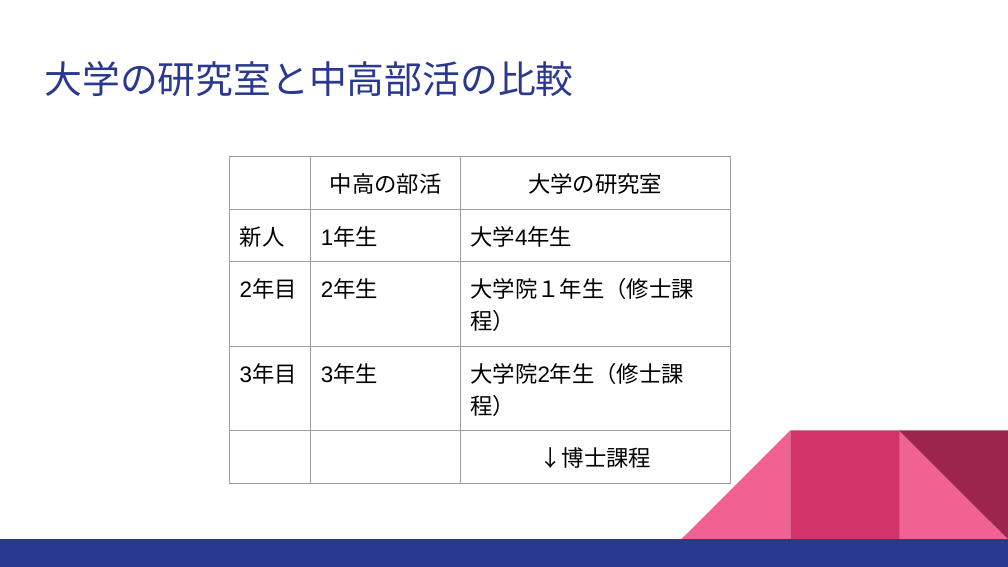
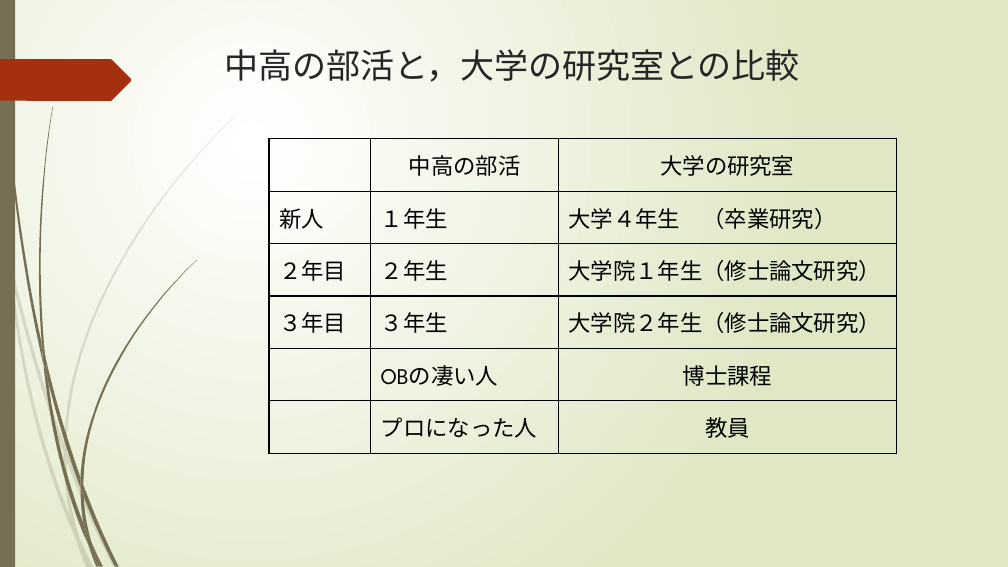
Before and after one commit to ktysd-lab/Outreach, a slide deck: slide 5 of docs/高校生へのメッセージ.pptx (slide 4 before the commit). Drawn at 1008x567 pixels with LibreOffice and Linux fonts; fonts in the diff are those of the drawing. Boxes give left, top, right and bottom in pixels: in the first picture for what was removed or moved away, otherwise in the second. Text is boxed around its words. In the diff, an @@ line names an element or a change of style, - is before the commit and + after.

```diff
--- a/docs/高校生へのメッセージ.pptx
+++ b/docs/高校生へのメッセージ.pptx
@@ background #FFFFFF to gradient #FFFFFF to #DFE8C4 @@
@@ rectangle added at [0,0,15,566], fill #766F54 @@
@@ freeform shape added at [0,59,131,102], fill #A53010 @@
@@ title at [224,49,799,82]: text changed; size 27 to 24.3 pt; font Roboto to League Spartan; text colour #2A3990 to #262626 @@
-大学の研究室と中高部活の比較
+中高の部活と，大学の研究室との比較
@@ table at [269,139,896,442] @@
-row 2: 新人 | 1年生 | 大学4年生
-row 3: 2年目 | 2年生 | 大学院１年生（修士課程）
-row 4: 3年目 | 3年生 | 大学院2年生（修士課程）
-row 5:  |  | ↓博士課程
+row 2: 新人 | １年生 | 大学４年生 （卒業研究）
+row 3: ２年目 | ２年生 | 大学院１年生（修士論文研究）
+row 4: ３年目 | ３年生 | 大学院２年生（修士論文研究）
+row 5:  | OBの凄い人 | 博士課程
+row 6:  | プロになった人 | 教員
@@ table: place and size @@
-table at [230,156,731,487]
+table at [269,139,896,442]
@@ group removed at [0,430,1008,567]: 3 right triangles, 2 rectangles @@
@@ group added at [0,116,236,567]: 10 freeform shapes @@
@@ group added at [2,0,198,567]: 12 freeform shapes @@
```
Also in this commit, not shown: 4 other slides changed, 4 other files.
